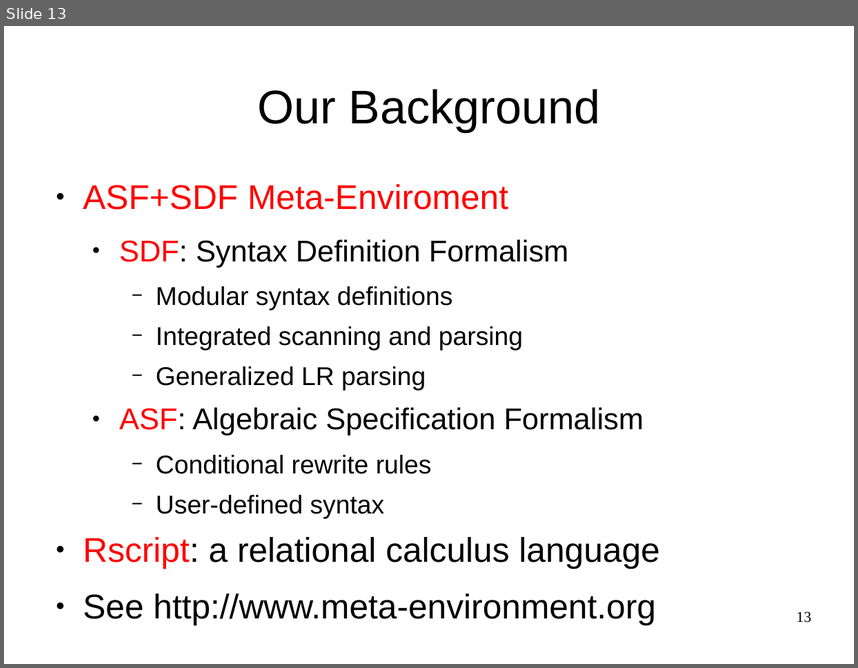
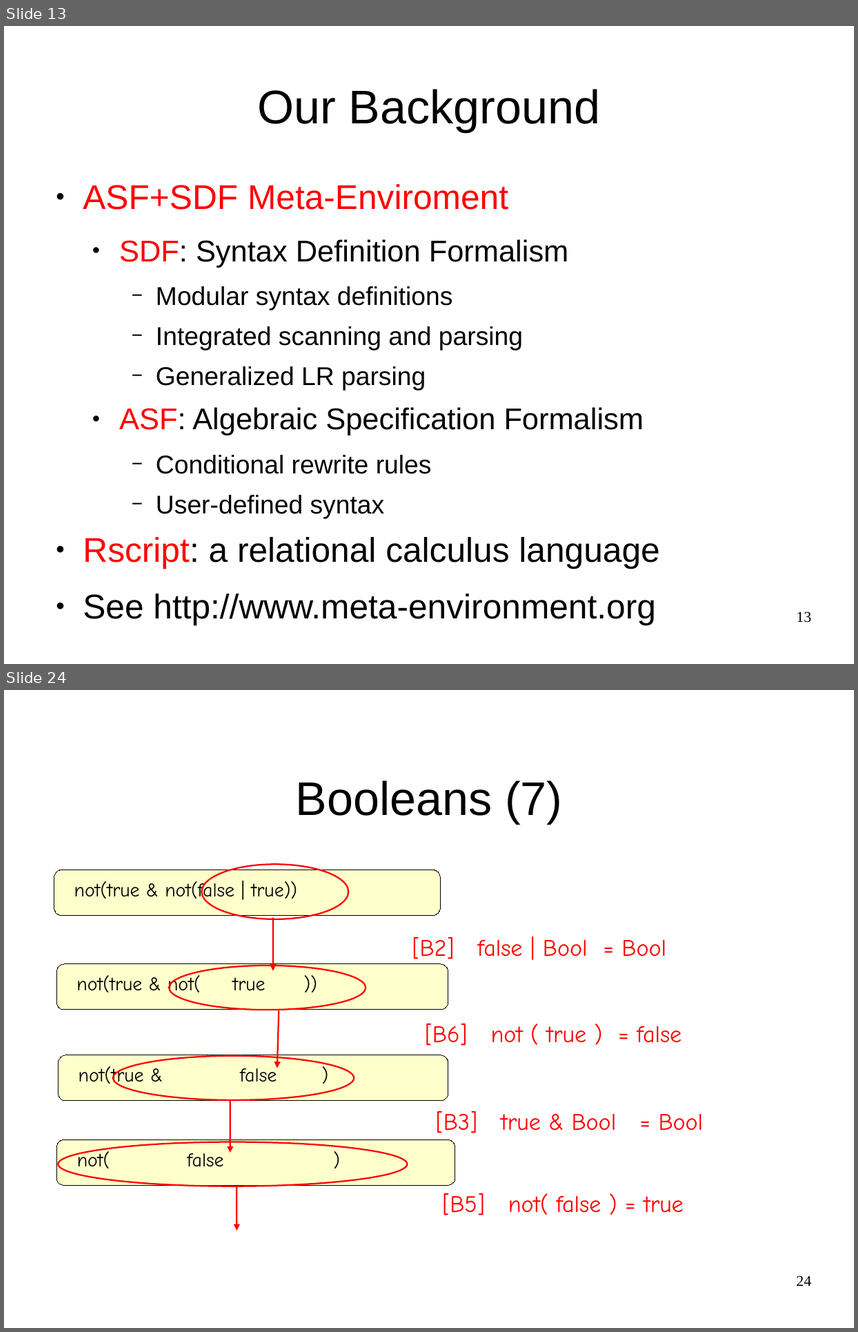
Before and after one commit to cwi-swat/meta-environment, a slide deck: meta-doc/analysis/rascal-slides/rascal-slides.odp. Shown one above the other, each under a label of ours: slide 13 before the commit, slides 13 and 24 after it; the slides between them are not shown. The pictures are 858x668 and 858x1332 pixels, drawn with LibreOffice and Linux fonts; fonts in the diff are those of the drawing; background and template pictures are left out. Boxes give left, top, right and bottom in pixels: in the first picture for what was removed or moved away, otherwise in the second. Text is boxed around its words. In the diff, an @@ line names an element or a change of style, - is before the commit and + after.

Commit message:
Added slides.

```diff
--- a/meta-doc/analysis/rascal-slides/rascal-slides.odp
+++ b/meta-doc/analysis/rascal-slides/rascal-slides.odp
@@ slide 24 added at <box>4,690,854,1328</box>, background #FFFFFF @@
@@ title added at <box>296,780,562,823</box>, 44 pt, text #000000 @@
+Booleans (7)
@@ rounded rectangle added at <box>54,869,441,915</box>, fill #FFFFCC, outline #000000 0 pt @@
@@ ellipse added at <box>201,865,348,919</box>, outline #FF0000 1.45 pt @@
@@ text added at <box>74,879,297,903</box>, 18 pt, text #000000 @@
+not(true & not(false | true))
@@ arrow added from (273, 918) to (273, 971), #FF0000 1.45 pt @@
@@ text added at <box>412,937,666,959</box>, 22 pt, text #FF0000 @@
+[B2] false | Bool = Bool
@@ rounded rectangle added at <box>56,964,448,1009</box>, fill #FFFFCC, outline #000000 0 pt @@
@@ text added at <box>76,974,265,997</box>, 18 pt, text #000000 @@
+not(true & not( true ))
@@ ellipse added at <box>169,965,366,1009</box>, outline #FF0000 1.45 pt @@
@@ arrow added from (279, 1010) to (277, 1068), #FF0000 1.45 pt @@
@@ text added at <box>425,1023,682,1045</box>, 22 pt, text #FF0000 @@
+[B6] not ( true ) = false
@@ rounded rectangle added at <box>58,1055,448,1101</box>, fill #FFFFCC, outline #000000 0 pt @@
@@ ellipse added at <box>113,1056,353,1100</box>, outline #FF0000 1.45 pt @@
@@ text added at <box>79,1065,277,1088</box>, 18 pt, text #000000 @@
+not(true & false )
@@ arrow added from (230, 1100) to (230, 1152), #FF0000 1.45 pt @@
@@ text added at <box>436,1111,704,1133</box>, 22 pt, text #FF0000 @@
+[B3] true & Bool = Bool
@@ rounded rectangle added at <box>56,1140,455,1185</box>, fill #FFFFCC, outline #000000 0 pt @@
@@ ellipse added at <box>58,1142,408,1186</box>, outline #FF0000 1.45 pt @@
@@ text added at <box>77,1149,223,1168</box>, 18 pt, text #000000 @@
+not( false )
@@ arrow added from (237, 1186) to (237, 1230), #FF0000 1.45 pt @@
@@ text added at <box>442,1193,684,1215</box>, 22 pt, text #FF0000 @@
+[B5] not( false ) = true
@@ page number added at <box>796,1275,811,1285</box>, 14 pt, text #000000 @@
+24
```
Also in this commit, not shown: 4 slides changed, 22 other slides added, 1 other file.
